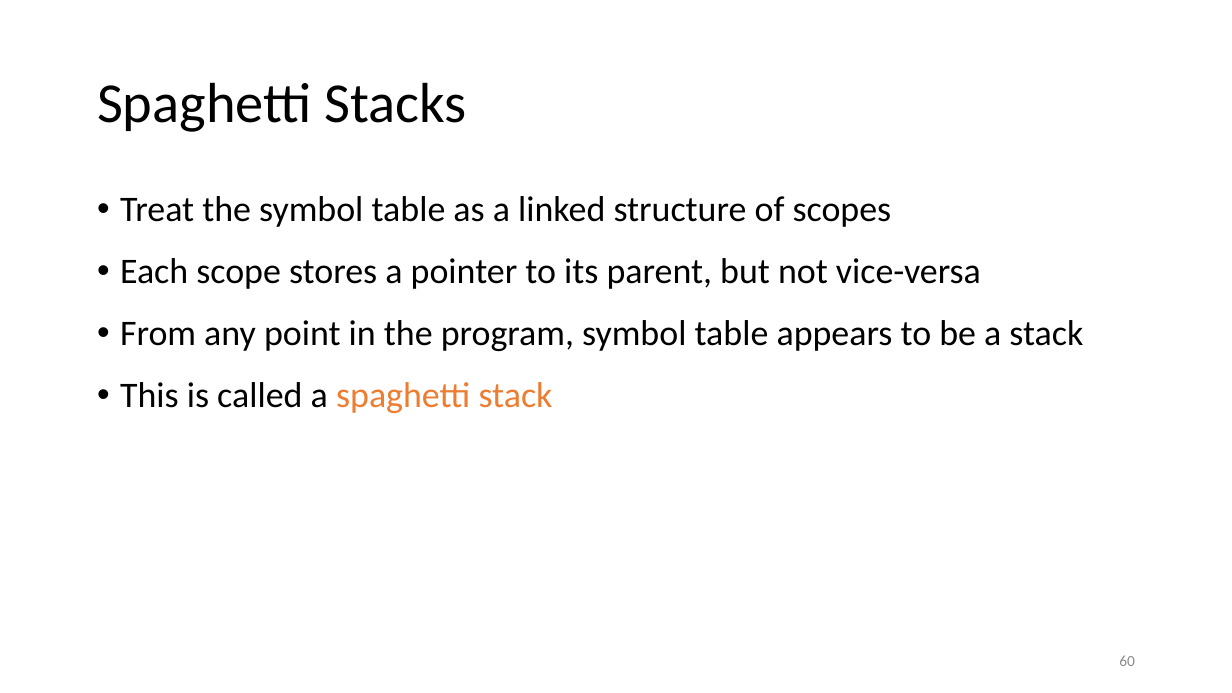
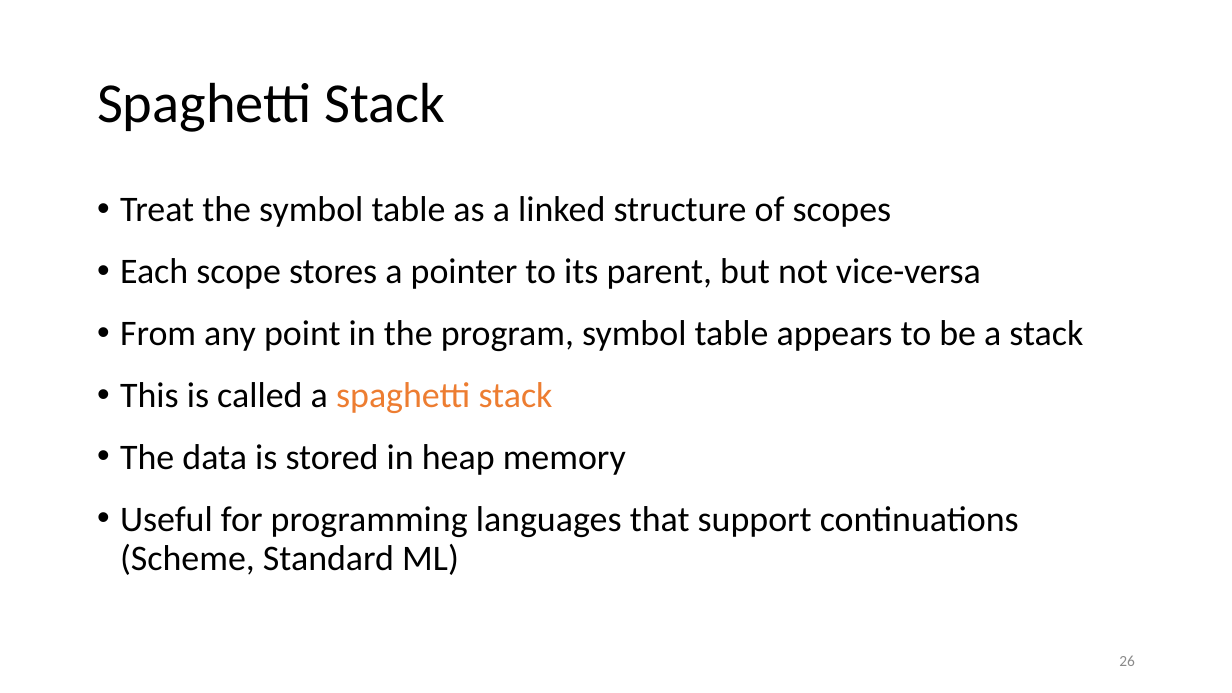
Before and after one commit to anoopsarkar/compilers-class, a slide deck: slide 26 of assets/ppt/semantics/sem1-scoping.pptx (slide 60 before the commit). Drawn at 1232x693 pixels with LibreOffice and Linux fonts; fonts in the diff are those of the drawing. Boxes give left, top, right and bottom in pixels: in the first picture for what was removed or moved away, otherwise in the second. Text is boxed around its words. In the diff, an @@ line names an element or a change of style, - is before the commit and + after.

```diff
--- a/assets/ppt/semantics/sem1-scoping.pptx
+++ b/assets/ppt/semantics/sem1-scoping.pptx
@@ title at (97, 82, 446, 132): text changed @@
-Spaghetti Stacks
+Spaghetti Stack
@@ text at (120, 444, 1019, 575): paragraphs added @@
+• The data is stored in heap memory
+• Useful for programming languages that support continuations (Scheme, Standard ML)
@@ page number at (1119, 655, 1135, 666): text changed @@
-60
+26
```
Also in this commit, not shown: 34 other slides changed, 2 slides added, 37 slides removed, 4 other files.
